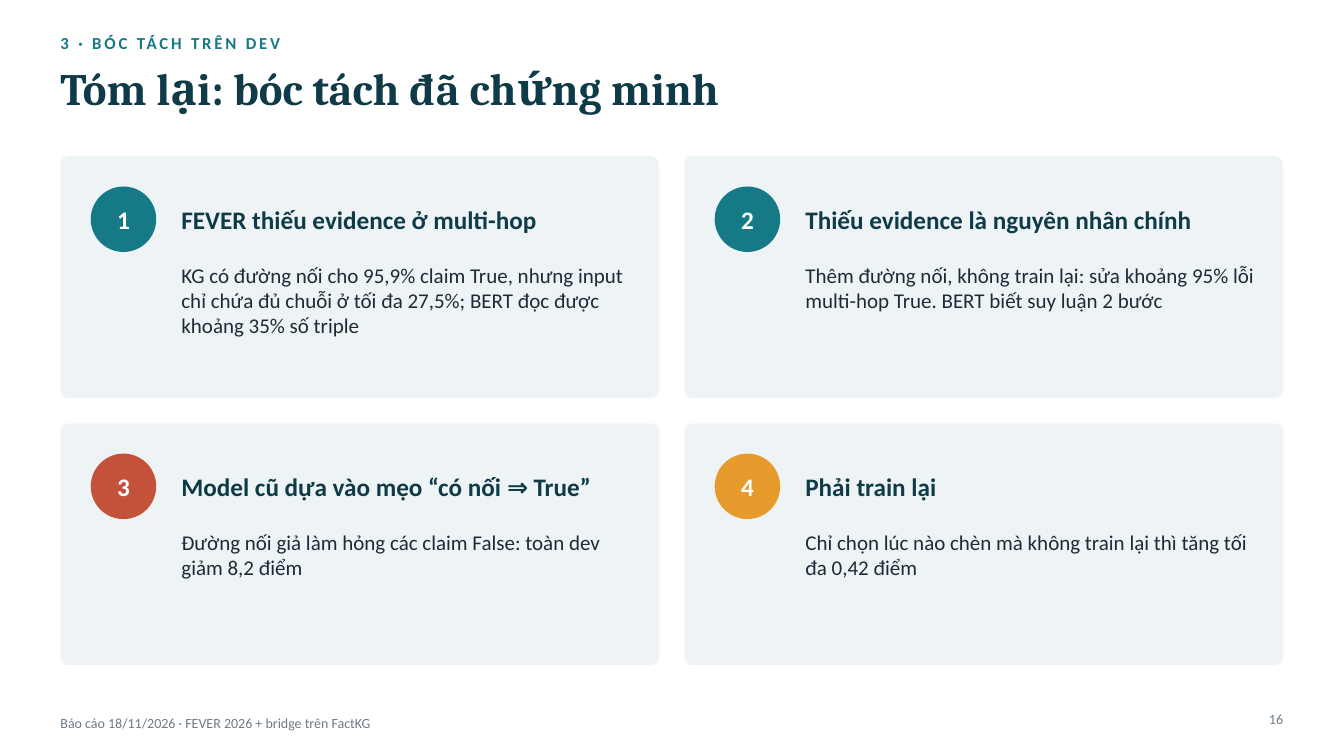
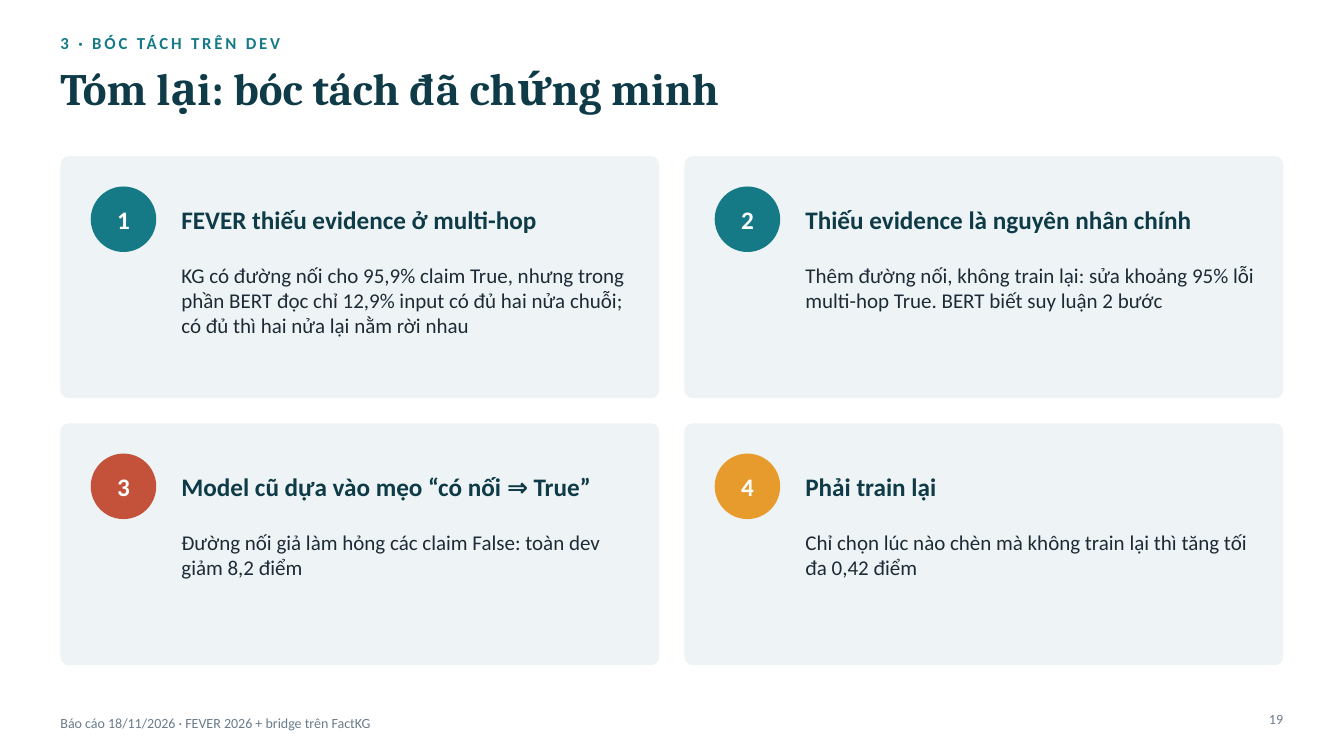
Before and after one commit to duyanhle17/FactKG, a slide deck: slide 19 of ý tưởng + thực nghiệm/báo cáo 18_11 - slide.pptx (slide 16 before the commit). Drawn at 1344x756 pixels with LibreOffice and Linux fonts; fonts in the diff are those of the drawing. Boxes give left, top, right and bottom in pixels: in the first picture for what was removed or moved away, otherwise in the second. Text is boxed around its words. In the diff, an @@ line names an element or a change of style, - is before the commit and + after.

```diff
--- a/ý tưởng + thực nghiệm/báo cáo 18_11 - slide.pptx
+++ b/ý tưởng + thực nghiệm/báo cáo 18_11 - slide.pptx
@@ text at (181, 267, 624, 337): text changed @@
-KG có đường nối cho 95,9% claim True, nhưng input chỉ chứa đủ chuỗi ở tối đa 27,5%; BERT đọc được khoảng 35% số triple
+KG có đường nối cho 95,9% claim True, nhưng trong phần BERT đọc chỉ 12,9% input có đủ hai nửa chuỗi; có đủ thì hai nửa lại nằm rời nhau
@@ page number at (1269, 715, 1283, 724): text changed @@
-16
+19
```
Also in this commit, not shown: 7 other slides changed, 3 slides added, 1 other file.
